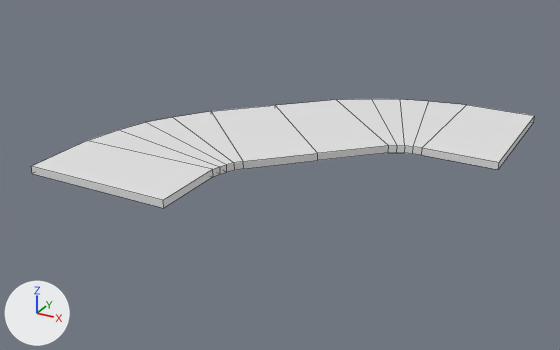
An edit to the FBX model Ludum dare/Assets/Graph/3D/Roads/SM_Road_Turn_90_Large.fbx, drawn before and after from the same camera.
One viewpoint serves both versions: a 50 mm camera at (9.6, -50.7, 18.7) aimed at (-13.6, -8.5, -2.4). Every picture has the same lights, and +X, +Y and +Z are marked at lower left. Mesh edges are drawn as thin lines.

The first picture shows 'SM_Road_Turn_90_Large'.
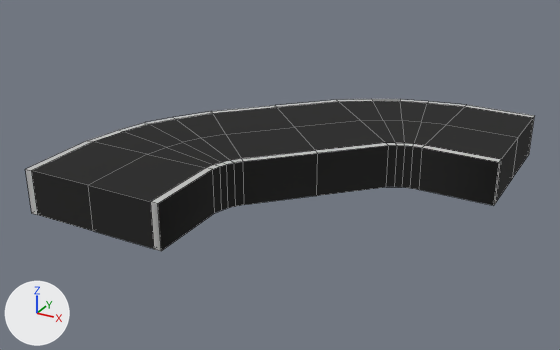
Commit message: Update roads

Changed parts and their boxes (x1, y1, x2, y2) in the pictures (560 x 350 px):
'SM_Road_Turn_90_Large', reshaped (39% taller): before (31, 99, 534, 208); after (25, 99, 534, 251)
part 1 of me_cube_043, built on: before (31, 99, 534, 208); after (25, 99, 534, 251)
part 2 of me_cube_043, recoloured (grey to black): before (163, 145, 499, 208); after (158, 145, 499, 251)

Diff of the bpy script that builds the scene:
```diff
--- a/Ludum dare/Assets/Graph/3D/Roads/SM_Road_Turn_90_Large.fbx.py
+++ b/Ludum dare/Assets/Graph/3D/Roads/SM_Road_Turn_90_Large.fbx.py
@@ img_texture_png @@
+img_texture_png = load_image('Texture.png', '../Texture.png', 1000, 1000, 'sRGB')
@@ mat_mt_turbopanda @@
+mat_mt_turbopanda = principled_material('MT_TurboPanda')
+mat_mt_turbopanda.texture = img_texture_png
+mat_mt_turbopanda.roughness = 1.0
@@ me_cube_043 @@
 # used by ob_sm_road_turn_90_large; location = (0.0, 0.0, 0.0)
-me_cube_043.from_pydata(...)  # 52 vertices, 50 faces; spans x -25.0..0.0, y -19.5..5.0, z -0.6..0.0
+me_cube_043.from_pydata(...)  # 130 vertices, 128 faces; spans x -25.0..0.0, y -20.0..5.0, z -3.1..0.0
+# me_cube_043 part 1
+# 26 faces are deleted
+# 24 vertices in x -25.0..0.0, y -14.5..5.0, z -0.6..-0.5 move by (0.0, 0.0, -2.5)
+# 4 vertices move from x -25.0..-15.0, y -19.5, z -0.5..0.0 to x -25.0..-15.0, y -20.0, z -3.0..0.0
+# 78 vertices are added at x -24.5..0.0, y -20.0..4.5, z -3.1..0.0
+# 104 new faces join them
+# me_cube_043 part 2: 24 faces spanning x -25.0..0.0, y -20.0..5.0, z -3.1..0.0 switch from no material to mat_mt_turbopanda (picture img_texture_png)
```
